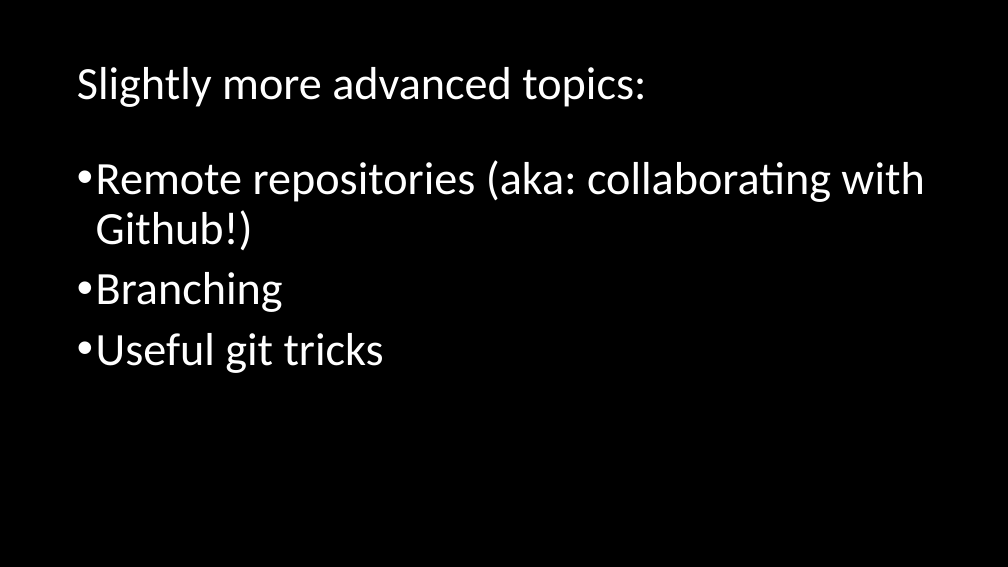
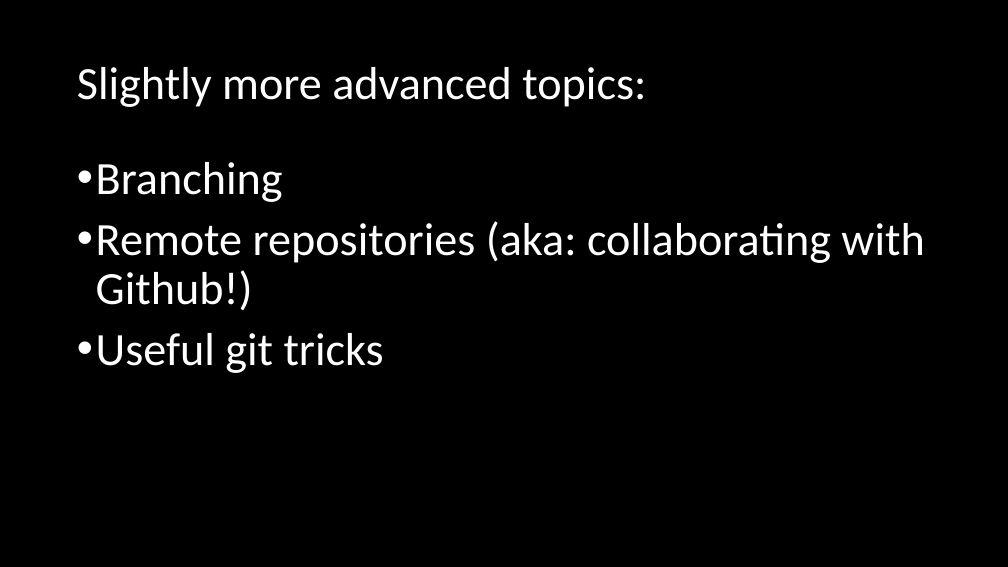
Before and after one commit to adsmithca/DFO_R_workshops, a slide deck: slide 24 of dfo_git_workshop/Using version control.pptx. Drawn at 1008x567 pixels with LibreOffice and Linux fonts; fonts in the diff are those of the drawing. Boxes give left, top, right and bottom in pixels: in the first picture for what was removed or moved away, otherwise in the second. Text is boxed around its words. In the diff, an @@ line names an element or a change of style, - is before the commit and + after.

Commit message:
Added branching and remote repos to the powerpoint

```diff
--- a/dfo_git_workshop/Using version control.pptx
+++ b/dfo_git_workshop/Using version control.pptx
@@ text at [96,162,283,202]: paragraph added @@
+• Branching
@@ text at [96,272,283,312]: paragraph removed @@
-• Branching
```
Also in this commit, not shown: 2 other slides changed, 1 slide added, 1 other file.
